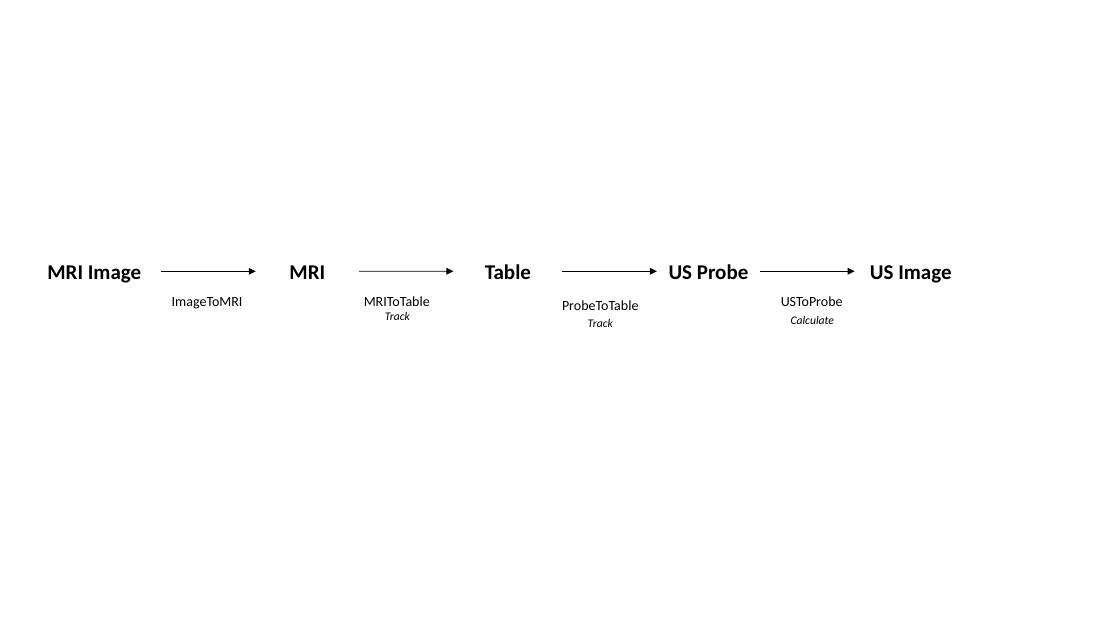
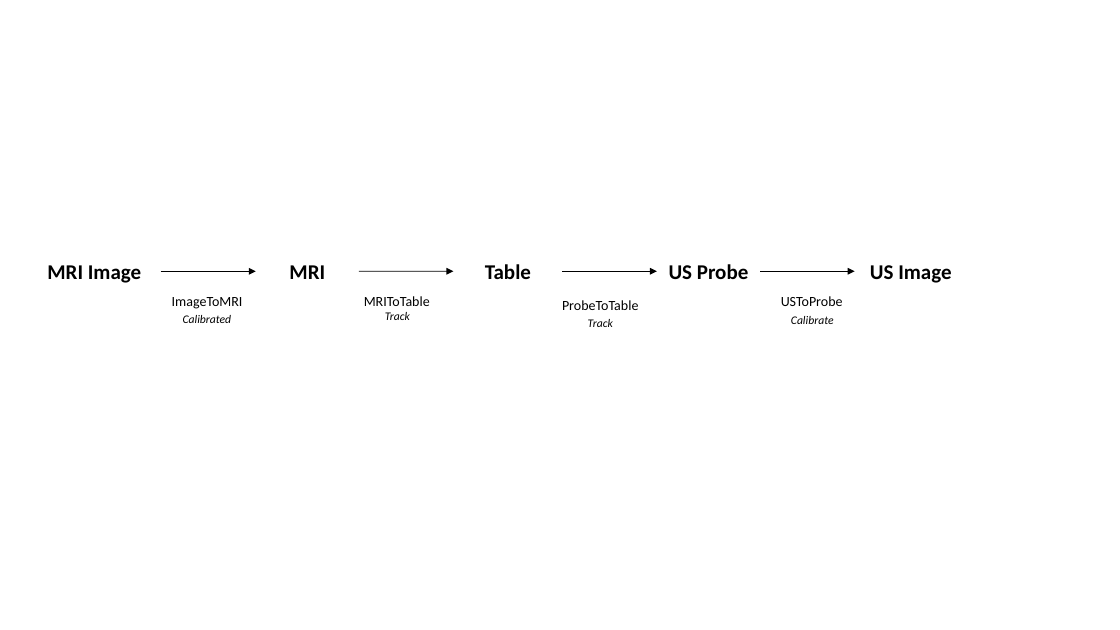
Before and after one commit to ASchonewille/3DUSGuidedIntervention, a slide deck: slide 2 of Docs/TransformHierarchy.pptx. Drawn at 1120x630 pixels with LibreOffice and Linux fonts; fonts in the diff are those of the drawing. Boxes give left, top, right and bottom in pixels: in the first picture for what was removed or moved away, otherwise in the second. Text is boxed around its words. In the diff, an @@ line names an element or a change of style, - is before the commit and + after.

```diff
--- a/Docs/TransformHierarchy.pptx
+++ b/Docs/TransformHierarchy.pptx
@@ text added at <box>183,315,232,323</box>, 10 pt, text #000000, italic @@
+Calibrated
@@ text at <box>791,316,834,324</box>: text changed @@
-Calculate
+Calibrate
```
Also in this commit, not shown: 2 other files.
